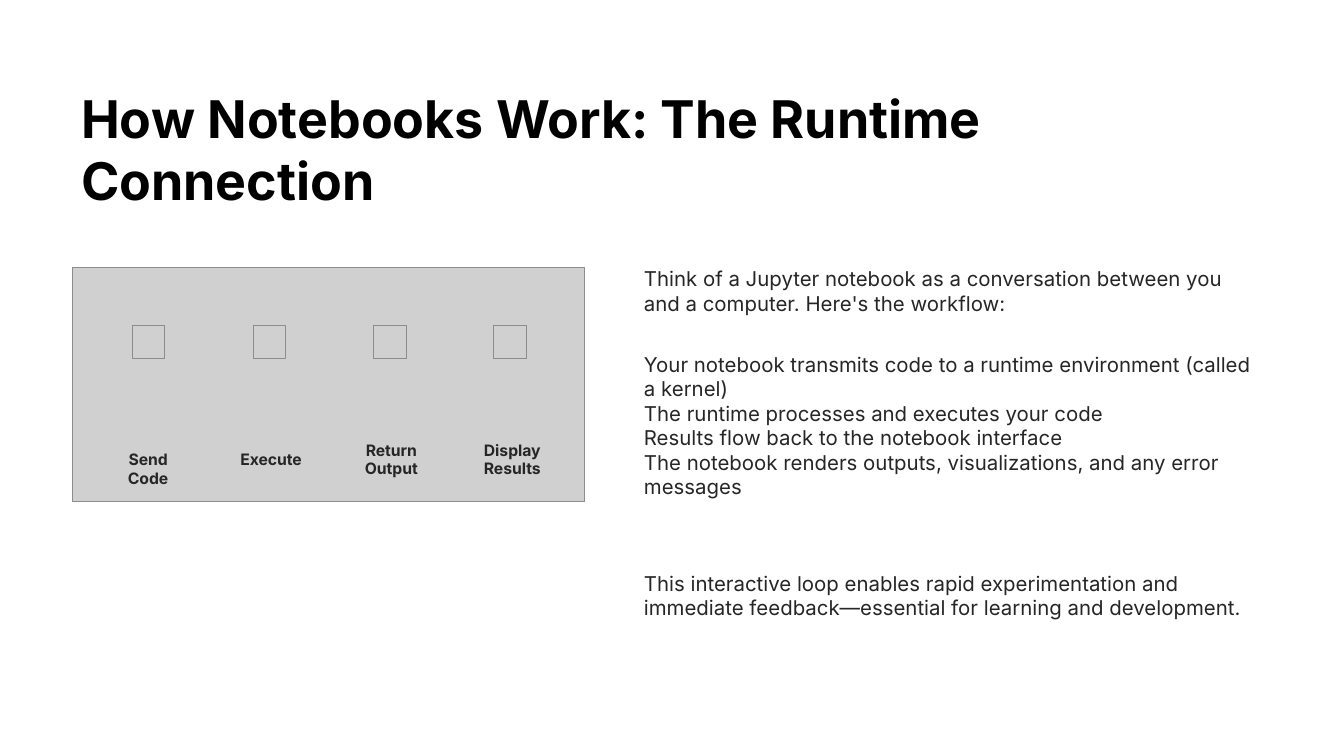
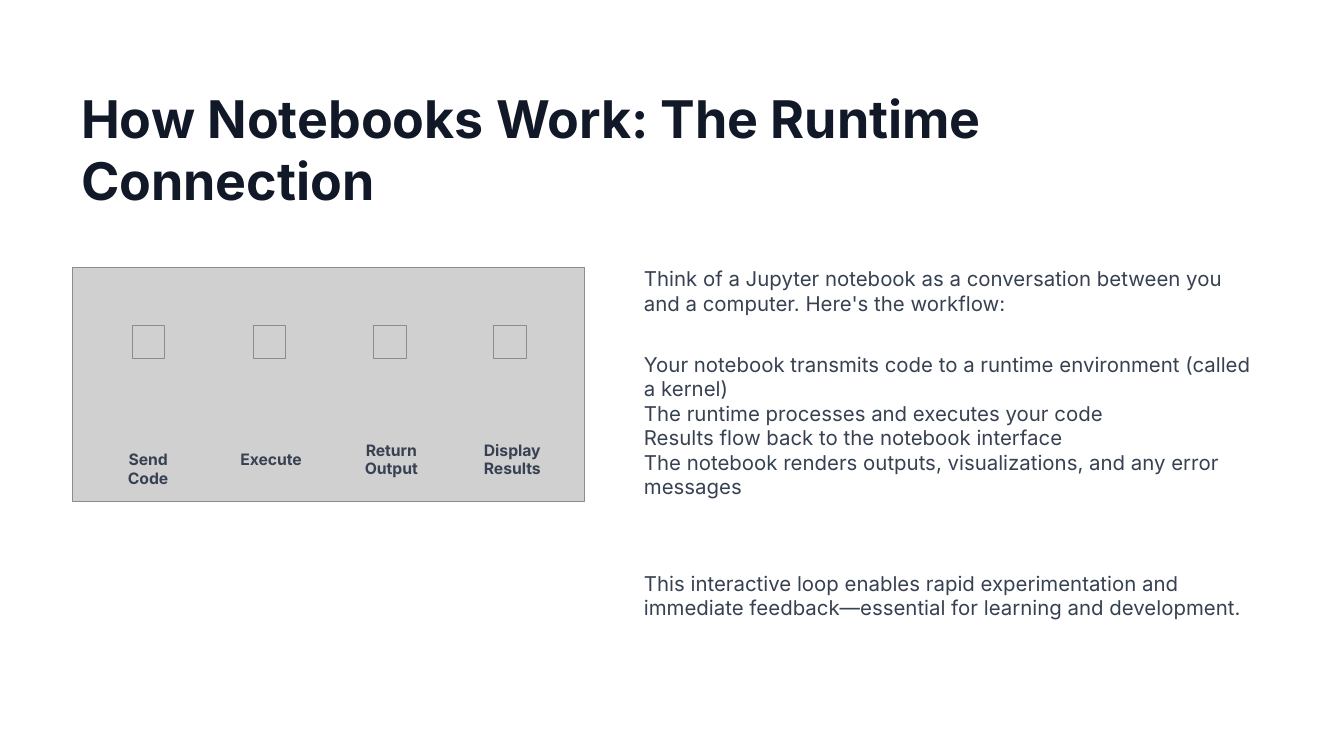
Before and after one commit to kerryback/mgmt675, a slide deck: slide 3 of colab.pptx. Drawn at 1344x756 pixels with LibreOffice and Linux fonts; fonts in the diff are those of the drawing; grey boxes stand for pictures. Boxes give left, top, right and bottom in pixels: in the first picture for what was removed or moved away, otherwise in the second. Text is boxed around its words. In the diff, an @@ line names an element or a change of style, - is before the commit and + after.

```diff
--- a/colab.pptx
+++ b/colab.pptx
@@ text "How Notebooks Work: The Runtime ..." at box(81, 98, 981, 201): text colour #000000 to #111827 @@
@@ text colour #272525 to #374151 in 7 elements at box(484, 444, 541, 474), box(365, 444, 418, 477), box(240, 453, 302, 465), box(128, 453, 168, 484), box(644, 270, 1221, 315), box(644, 356, 1250, 499), box(644, 575, 1240, 620) @@
```
Also in this commit, not shown: 24 other slides changed.
